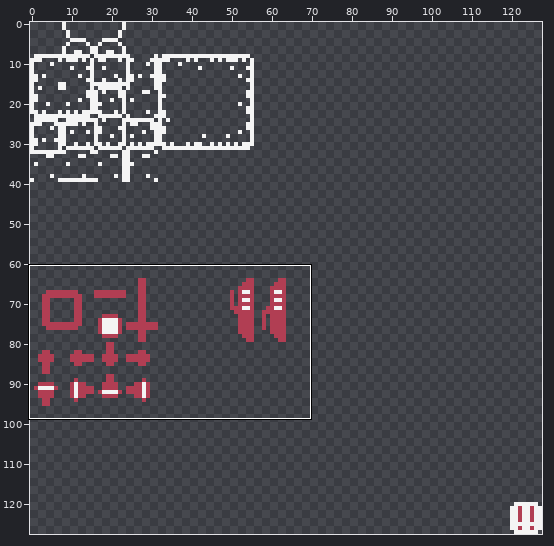
Two versions of one sprite sheet, assets/tiles.png. The picture above shows the old version from afar; the outline marks the close-up.
Close-up. Earlier state:
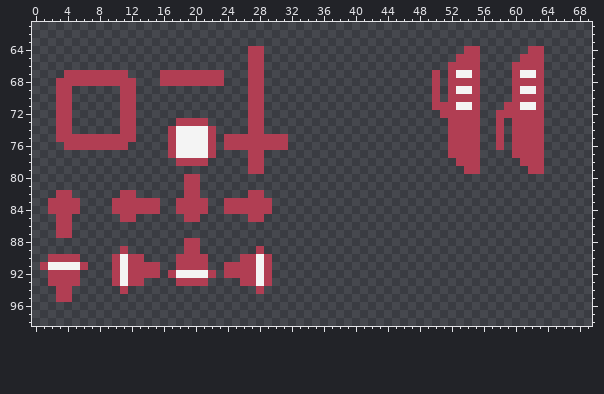
The file is 128x128 pixels. Shown: x 0..69, y 61..98.
The same view after the edit:
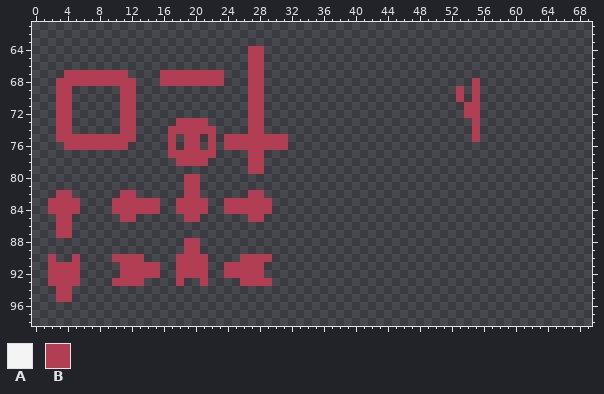
Palette (. is transparent): A #f4f4f4  B #b13e53
Edits made:
Changed rows in their new state; - is an unchanged pixel.
first column x 18:
64 ------------------------------------..------..
65 -----------------------------------...-----...
66 ----------------------------------....----....
67 --------------------------------.-....----....
68 --------------------------------.-...-----....
69 --------------------------------.-.B.-----....
70 --------------------------------.-.-.-----....
71 --------------------------------....B----.....
72 ---------------------------------...----......
73 ----------------------------------...---.-....
74 BBBB------------------------------...---.-....
75 .BB.------------------------------...---.-....
76 .BB.------------------------------....--.-....
77 BBBB------------------------------....----....
78 -----------------------------------...-----...
79 ------------------------------------..------..
first column x 1:
89 ----------.----------------.-
90 --..------B----------------B-
91 .BBBB.---.B----------------B.
92 ---------.B-----.BBBB.-----B.
93 ----------B-------..-------B-
94 ----------.----------------.-
Where, in picture pixels (left, top, right, bottom), the same in both close-ups:
changed: (432, 46, 544, 174)
changed: (176, 126, 208, 158)
changed: (40, 246, 128, 294)
changed: (256, 246, 272, 294)
changed: (168, 270, 216, 286)
